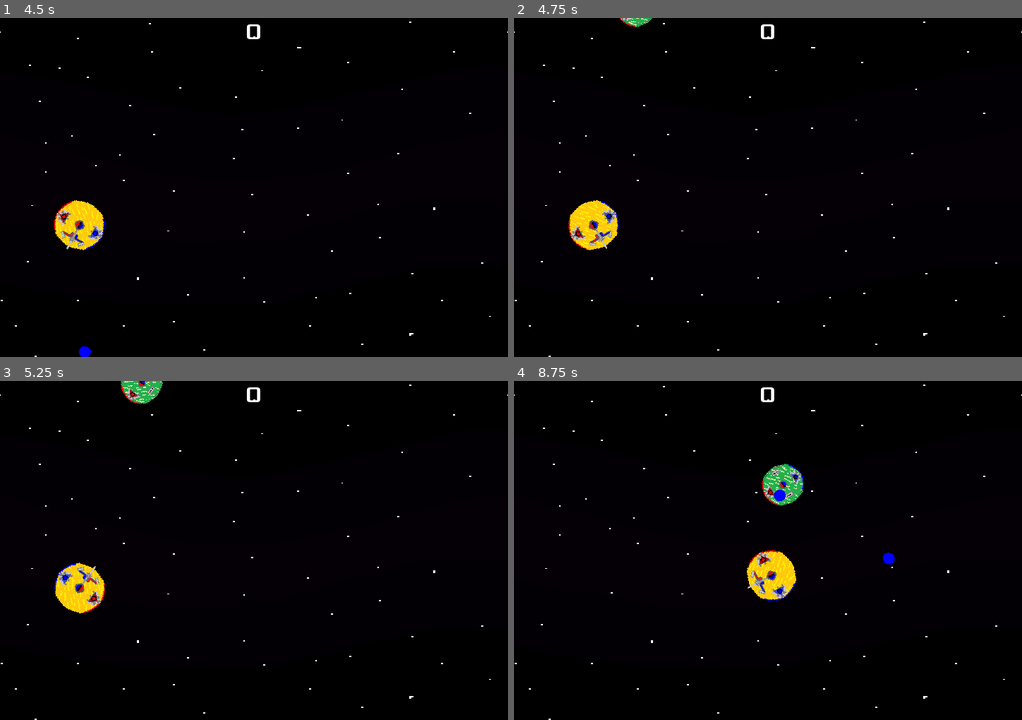
Above: before the commit, frames 1-4 (two rows, left to right).
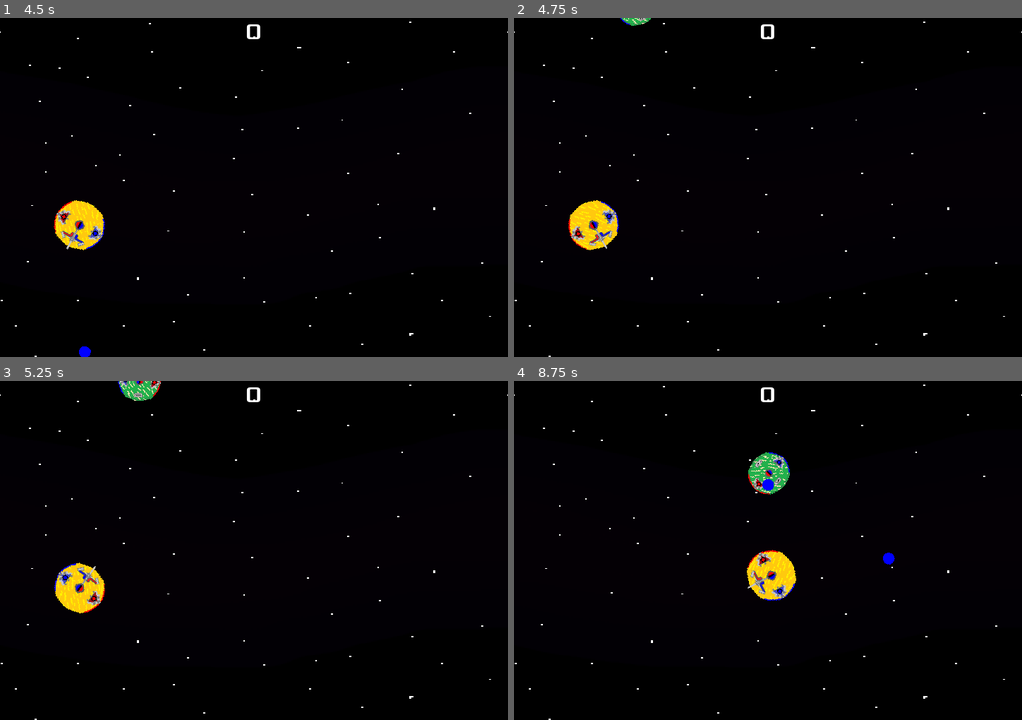
Above: after the commit, the same moments.

Repository: Austincain1006/MelonJam2024
Game: Godot game, scene res://main.tscn
The game is run twice, just before and just after one commit, with the same random seed, the same clock (stepped at 60 frames per second) and the same inputs.
Inputs (mouse positions are in pixels of both pictures, inside the frame that each line leads up to):
- Up to frame 1 (4.5 s): click "Play" at 0.5 s; tap Enter at 1.25 s; move the mouse to (365, 170) at 1.27 s; hold D (RotateRight) 1.28-2.03 s; hold Right mouse button (FireNegative) 1.28-2.03 s; click (365, 170) at 1.55 s; move the mouse to (152, 204) at 2.02 s; hold S (MoveBackward) 2.03-2.78 s; click (152, 204) at 2.1 s; right-click (152, 204) at 2.3 s; move the mouse to (304, 112) at 2.77 s; hold D (RotateRight) 2.78-3.53 s; hold Right mouse button (FireNegative) 2.78-3.53 s; click (304, 112) at 3.05 s; move the mouse to (228, 255) at 3.52 s; hold W (MoveForward) 3.53-4.28 s; click (228, 255) at 3.6 s; right-click (228, 255) at 3.8 s; move the mouse to (406, 238) at 4.27 s; hold A (RotateLeft) from 4.28 s (still down); hold Right mouse button (FireNegative) from 4.28 s (still down)
- Up to frame 2 (4.75 s): keep holding A (RotateLeft); keep holding Right mouse button (FireNegative); click (920, 238) at 4.55 s
- Up to frame 3 (5.25 s): keep holding A (RotateLeft); move the mouse to (101, 499) at 5.02 s; release Right mouse button (FireNegative) at 5.03 s; click (101, 499) at 5.1 s
- Up to frame 4 (8.75 s): right-click (615, 499) at 5.3 s; move the mouse to (793, 550) at 5.77 s; release A (RotateLeft) at 5.78 s; hold S (MoveBackward) 5.78-6.53 s; hold Right mouse button (FireNegative) 5.78-6.53 s; click (793, 550) at 6.05 s; move the mouse to (691, 465) at 6.52 s; hold D (RotateRight) 6.53-7.28 s; click (691, 465) at 6.6 s; right-click (691, 465) at 6.8 s; move the mouse to (879, 533) at 7.27 s; hold W (MoveForward) 7.28-8.03 s; hold Right mouse button (FireNegative) 7.28-8.03 s; click (879, 533) at 7.55 s; move the mouse to (666, 567) at 8.02 s; hold D (RotateRight) from 8.03 s (still down); click (666, 567) at 8.1 s; right-click (666, 567) at 8.3 s

Frame 1 is identical in both runs. In frame 2, less than 0.1% of the frame differs, in the area x 20-28%, y 0-3%; in frame 3, 0.3%; in frame 4, 1.1%, in the area x 46-58%, y 21-37%.

Commit message:
Code Cleanup

Diff:
--- a/enemy.gd
+++ b/enemy.gd
@@ -1,8 +1,8 @@
-# enemy.gd
+# enemy.gd by Austin Cain @ 12/28/2024
+# Enemy NPC that Attacks the Player
 extends CharacterBody2D
 
 signal enemyDestroyed
-
 
 var fieldMagnitude = 0.3
 var magneticRadius = 100
@@ -14,6 +14,7 @@
 var targetRotation
 var rotationSpeed = 0.5
 var mayFire
+
 
 func _ready():
 	mayFire = true
@@ -42,7 +43,6 @@
 	$ExplosionAnimation.show()
 	$ExplosionAnimation.play()
 	await get_tree().create_timer(2.0).timeout
-	#await $ExplosionAnimation.animation_finished
 	hide()
 	queue_free()
 
@@ -69,8 +69,8 @@
 	ion.setMask(2)
 	ion.setVelocity( (playerReference.position - position).normalized() )
 	ion.creator = self
+
 	$IonBlasterSound.play()
-
 	ion.add_to_group("Ion")
 
 
@@ -102,6 +102,7 @@
 	$CannonTimer.wait_time = randf_range(4,7)
 	$RotateTimer.wait_time = randf_range(2, 9)
 	rotationSpeed = randf_range(0.2, 1)
+	speed = randi_range(3000, 5000)
 	targetRotation = randf_range(0, 2 * PI)
 	rotation = targetRotation
 
--- a/player.gd
+++ b/player.gd
@@ -36,10 +36,9 @@
 func _physics_process(delta):
 	getInput()
 	rotation += rotationDirection * rotateSpeed * delta
+
 	move_and_slide()
-
 	global_position = global_position.clamp(boundaryStart, boundaryEnd)
- #+ $PlanetPrototype.get_rect().size.x
 
 # Fire Ion Cannon
 func fire(charge):
@@ -54,10 +53,9 @@
 		ion.setCharge(false)
 
 	owner.add_child(ion)
+	ion.creator = self
+	ion.setMask(1)
 	ion.transform = $CannonBarrel.global_transform
-	ion.setMask(1)
-	print(self)
-	ion.creator = self
 	ion.setVelocity(-$CannonBarrel.global_transform.x)
 
 	$IonBlasterSound.play()
